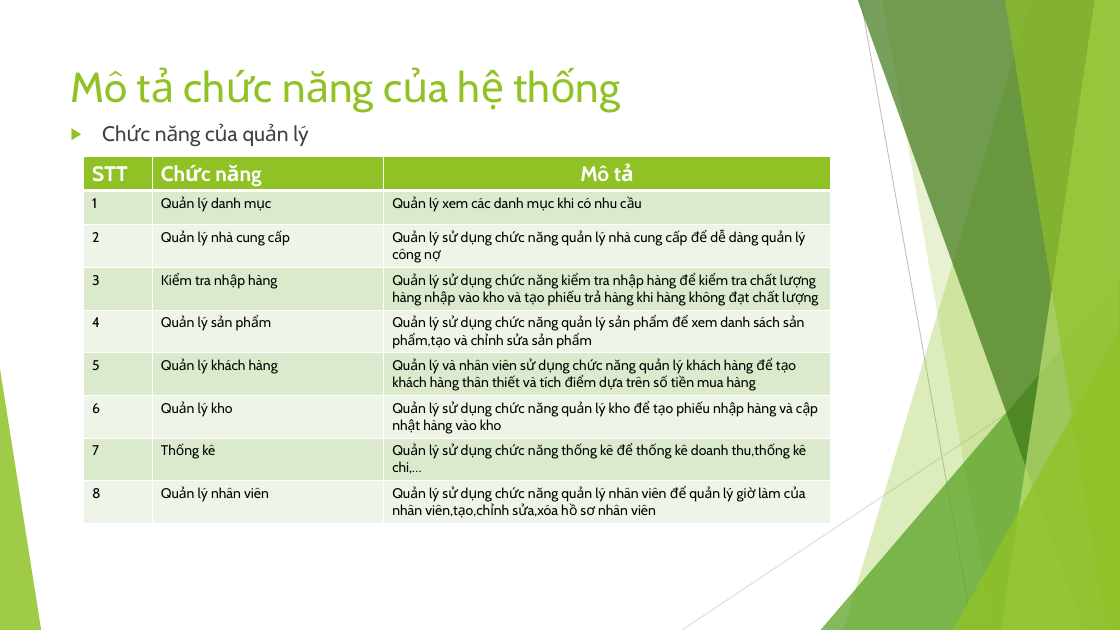
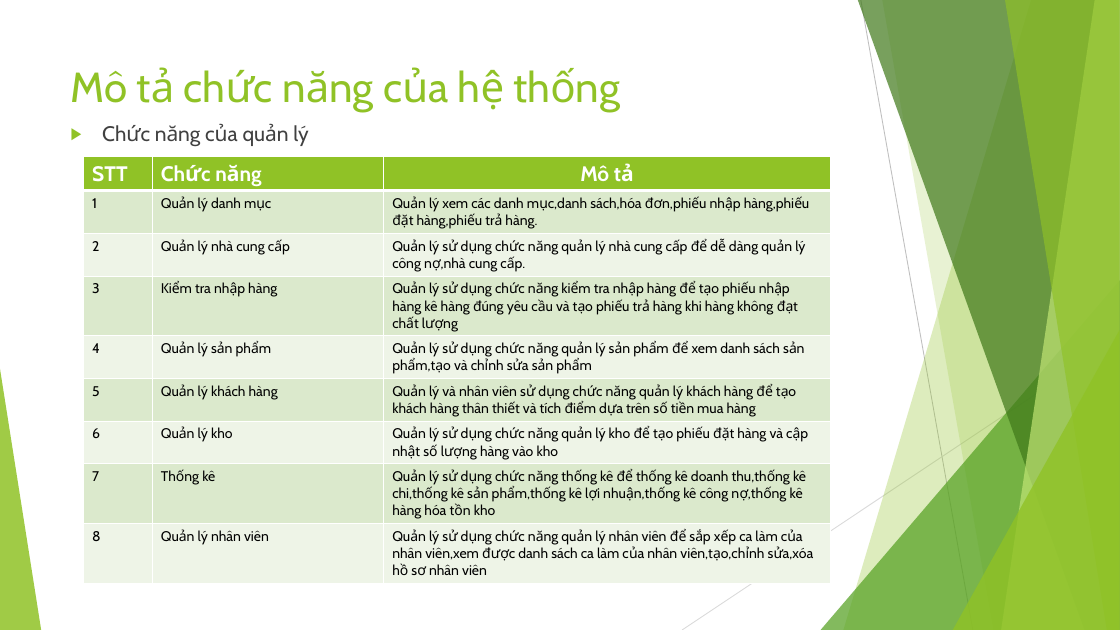
Before and after one commit to AlexTien202/congnghephanmem, a slide deck: slide 12 of PP Công nghệ phần mềm.pptx. Drawn at 1120x630 pixels with LibreOffice and Linux fonts; fonts in the diff are those of the drawing. Boxes give left, top, right and bottom in pixels: in the first picture for what was removed or moved away, otherwise in the second. Text is boxed around its words. In the diff, an @@ line names an element or a change of style, - is before the commit and + after.

```diff
--- a/PP Công nghệ phần mềm.pptx
+++ b/PP Công nghệ phần mềm.pptx
@@ table at (x1=84, y1=157, x2=832, y2=579) @@
-row 2, column 3: Quản lý xem các danh mục khi có nhu cầu
+row 2, column 3: Quản lý xem các danh mục,danh sách,hóa đơn,phiếu nhập hàng,phiếu đặt hàng,phiếu trả hàng.
-row 3, column 3: Quản lý sử dụng chức năng quản lý nhà cung cấp để dễ dàng quản lý công nợ
+row 3, column 3: Quản lý sử dụng chức năng quản lý nhà cung cấp để dễ dàng quản lý công nợ,nhà cung cấp.
-row 4, column 3: Quản lý sử dụng chức năng kiểm tra nhập hàng để kiểm tra chất lượng hàng nhập vào kho và tạo phiếu trả hàng khi hàng không đạt chất lượng
+row 4, column 3: Quản lý sử dụng chức năng kiểm tra nhập hàng để tạo phiếu nhập hàng kê hàng đúng yêu cầu và tạo phiếu trả hàng khi hàng không đạt chất lượng
-row 7, column 3: Quản lý sử dụng chức năng quản lý kho để tạo phiếu nhập hàng và cập nhật hàng vào kho
+row 7, column 3: Quản lý sử dụng chức năng quản lý kho để tạo phiếu đặt hàng và cập nhật số lượng hàng vào kho
-row 8, column 3: Quản lý sử dụng chức năng thống kê để thống kê doanh thu,thống kê chi,…
+row 8, column 3: Quản lý sử dụng chức năng thống kê để thống kê doanh thu,thống kê chi,thống kê sản phẩm,thống kê lợi nhuận,thống kê công nợ,thống kê hàng hóa tồn kho
-row 9, column 3: Quản lý sử dụng chức năng quản lý nhân viên để quản lý giờ làm của nhân viên,tạo,chỉnh sửa,xóa hồ sơ nhân viên
+row 9, column 3: Quản lý sử dụng chức năng quản lý nhân viên để sắp xếp ca làm của nhân viên,xem được danh sách ca làm của nhân viên,tạo,chỉnh sửa,xóa hồ sơ nhân viên
```
Also in this commit, not shown: 14 other slides changed.
